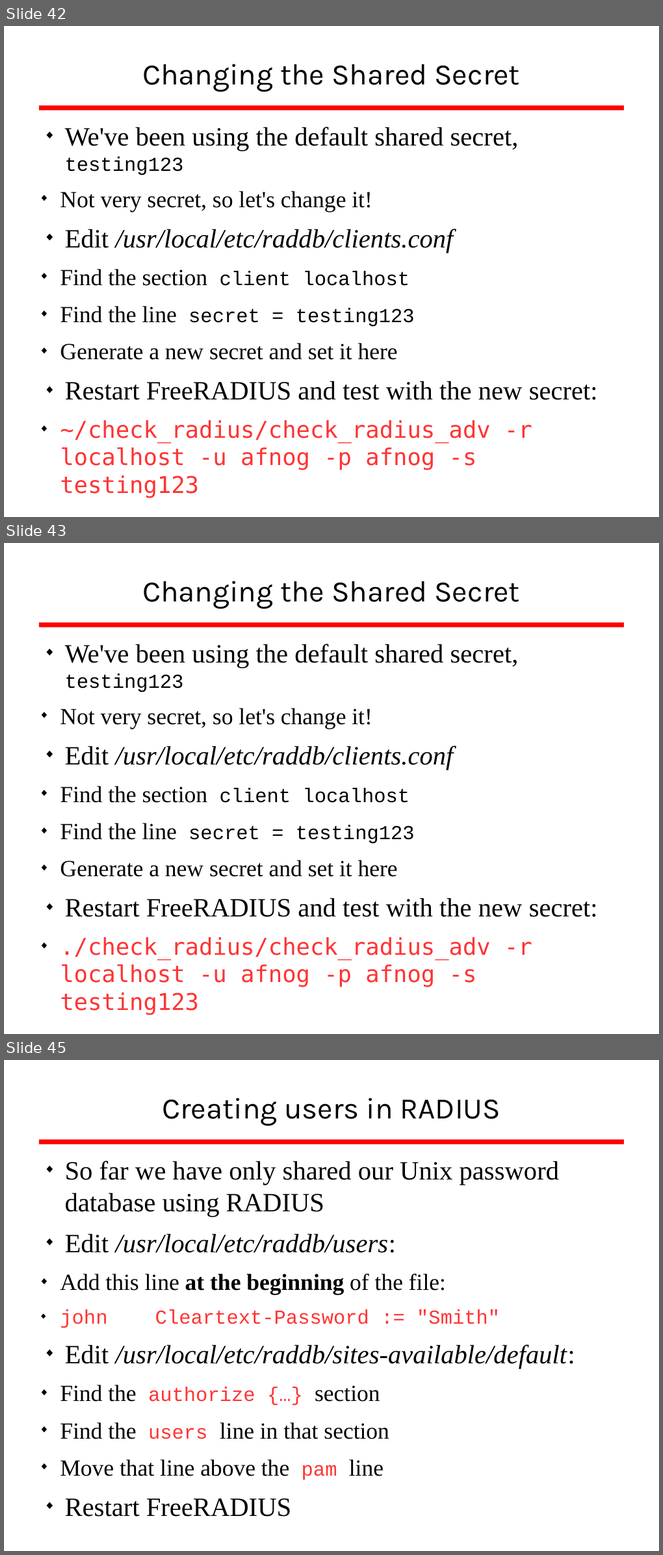
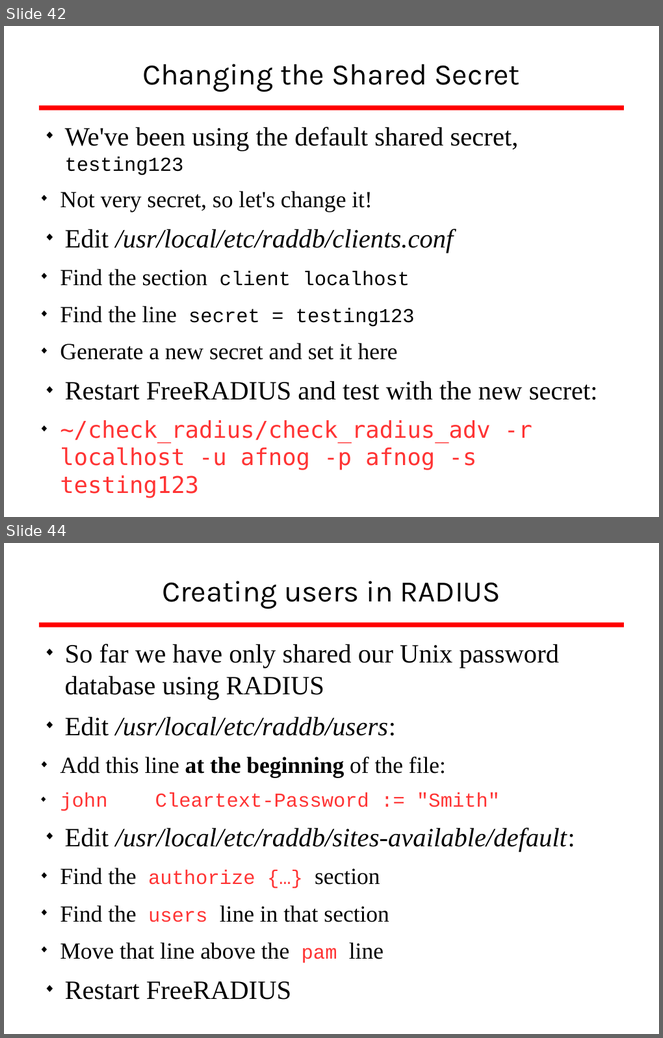
Before and after one commit to afnog/sse, a slide deck: radius/radius_presentation.odp. Shown one above the other, each under a label of ours: slides 42, 43 and 45 before the commit, slides 42 and 44 after it; the slides between them are not shown. The pictures are 663x1555 and 663x1038 pixels, drawn with LibreOffice and Linux fonts; fonts in the diff are those of the drawing; background and template pictures are left out. Boxes give left, top, right and bottom in pixels: in the first picture for what was removed or moved away, otherwise in the second. Text is boxed around its words. In the diff, an @@ line names an element or a change of style, - is before the commit and + after.

```diff
--- a/radius/radius_presentation.odp
+++ b/radius/radius_presentation.odp
@@ slide 43 removed at (x1=4, y1=543, x2=659, y2=1034), background #FFFFFF; not listed: 1 template element that a slide beside it also shows @@
@@ title removed at (x1=142, y1=581, x2=520, y2=609) @@
-Changing the Shared Secret
@@ text removed at (x1=60, y1=644, x2=598, y2=1015) @@
-◆ We've been using the default shared secret, testing123
-  ◆ Not very secret, so let's change it!
-◆ Edit /usr/local/etc/raddb/clients.conf
-  ◆ Find the section client localhost
-  ◆ Find the line secret = testing123
-  ◆ Generate a new secret and set it here
-◆ Restart FreeRADIUS and test with the new secret:
-  ◆ ./check_radius/check_radius_adv -r localhost -u afnog -p afnog -s testing123
@@ what was slide 45 is now slide 44 @@
```
Also in this commit, not shown: 1 slide changed.
